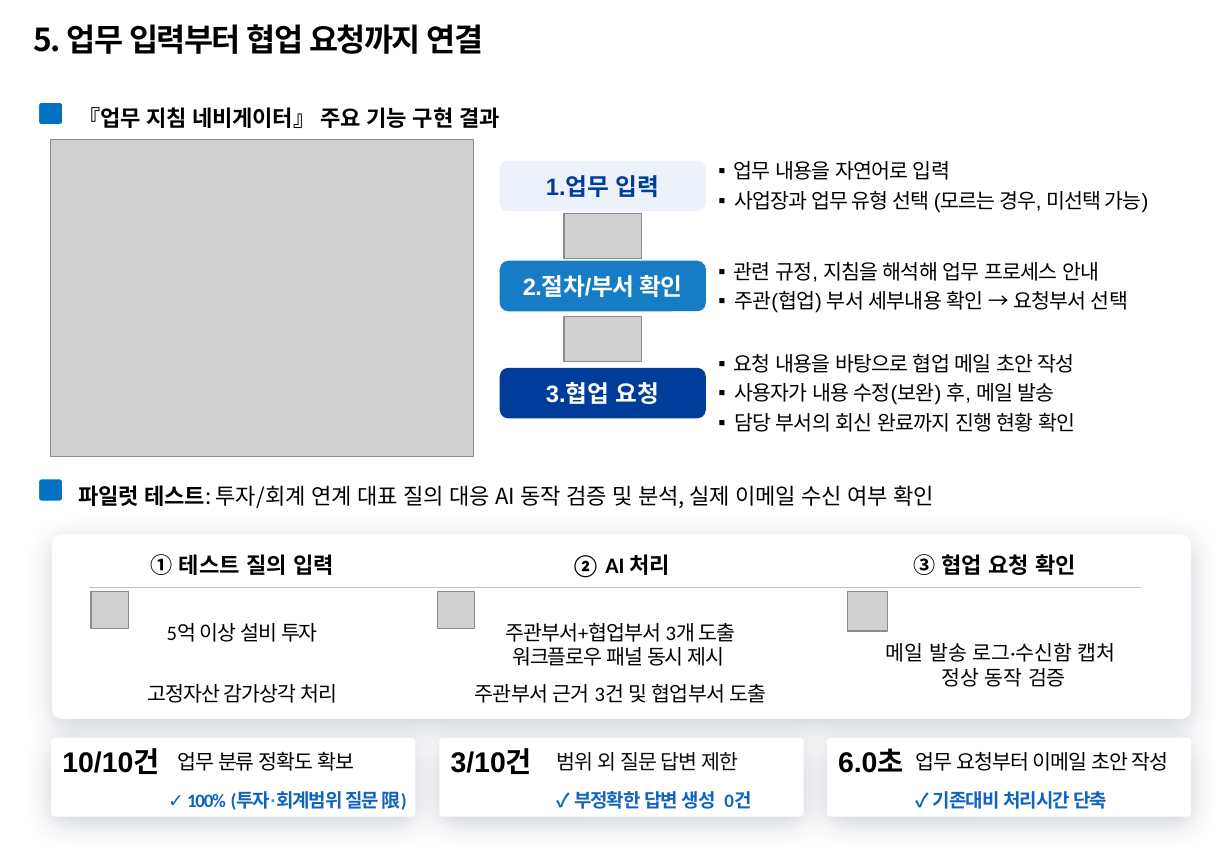
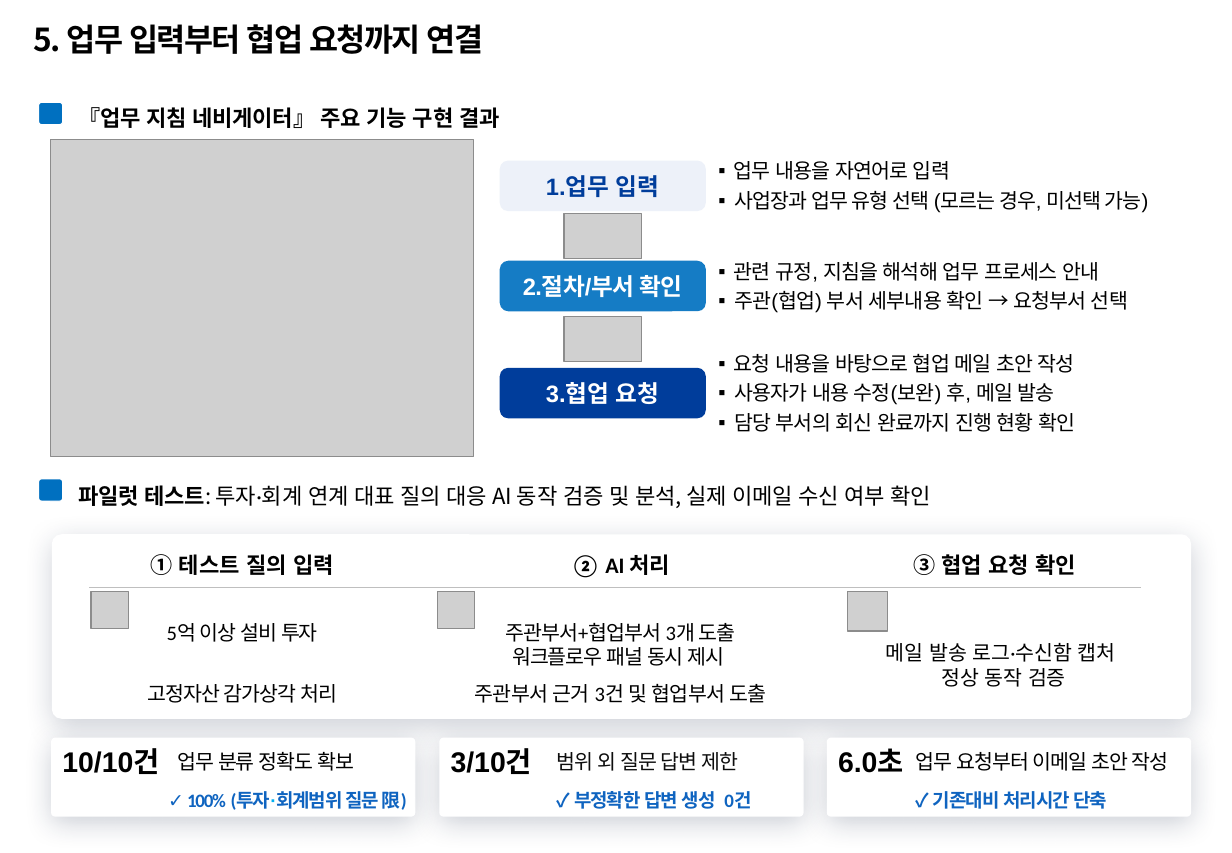
Before and after one commit to temmi81-hue/department-ragas, a slide deck: slide 6 of presentation/submission/260916_AI활용_업무지침네비게이터_6차 수정.pptx. Drawn at 1232x853 pixels with LibreOffice and Linux fonts; fonts in the diff are those of the drawing; grey boxes stand for pictures; background and template pictures are left out. Boxes give left, top, right and bottom in pixels: in the first picture for what was removed or moved away, otherwise in the second. Text is boxed around its words. In the diff, an @@ line names an element or a change of style, - is before the commit and + after.

```diff
--- a/presentation/submission/260916_AI활용_업무지침네비게이터_6차 수정.pptx
+++ b/presentation/submission/260916_AI활용_업무지침네비게이터_6차 수정.pptx
@@ text at <box>78,485,931,508</box>: text changed @@
-파일럿 테스트: 투자/회계 연계 대표 질의 대응 AI 동작 검증 및 분석, 실제 이메일 수신 여부 확인
+파일럿 테스트: 투자·회계 연계 대표 질의 대응 AI 동작 검증 및 분석, 실제 이메일 수신 여부 확인
```
Also in this commit, not shown: 1 other file.
